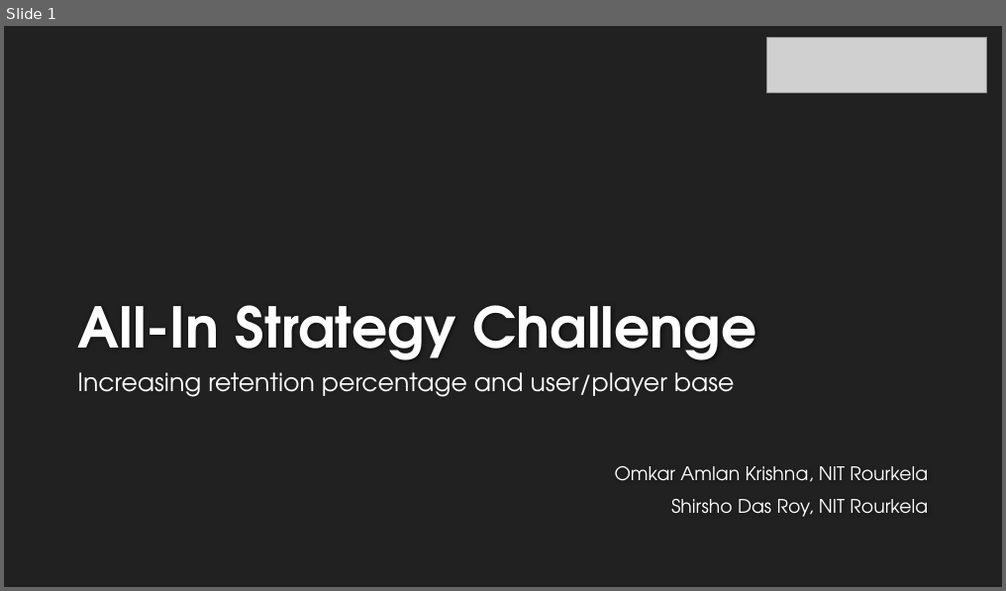
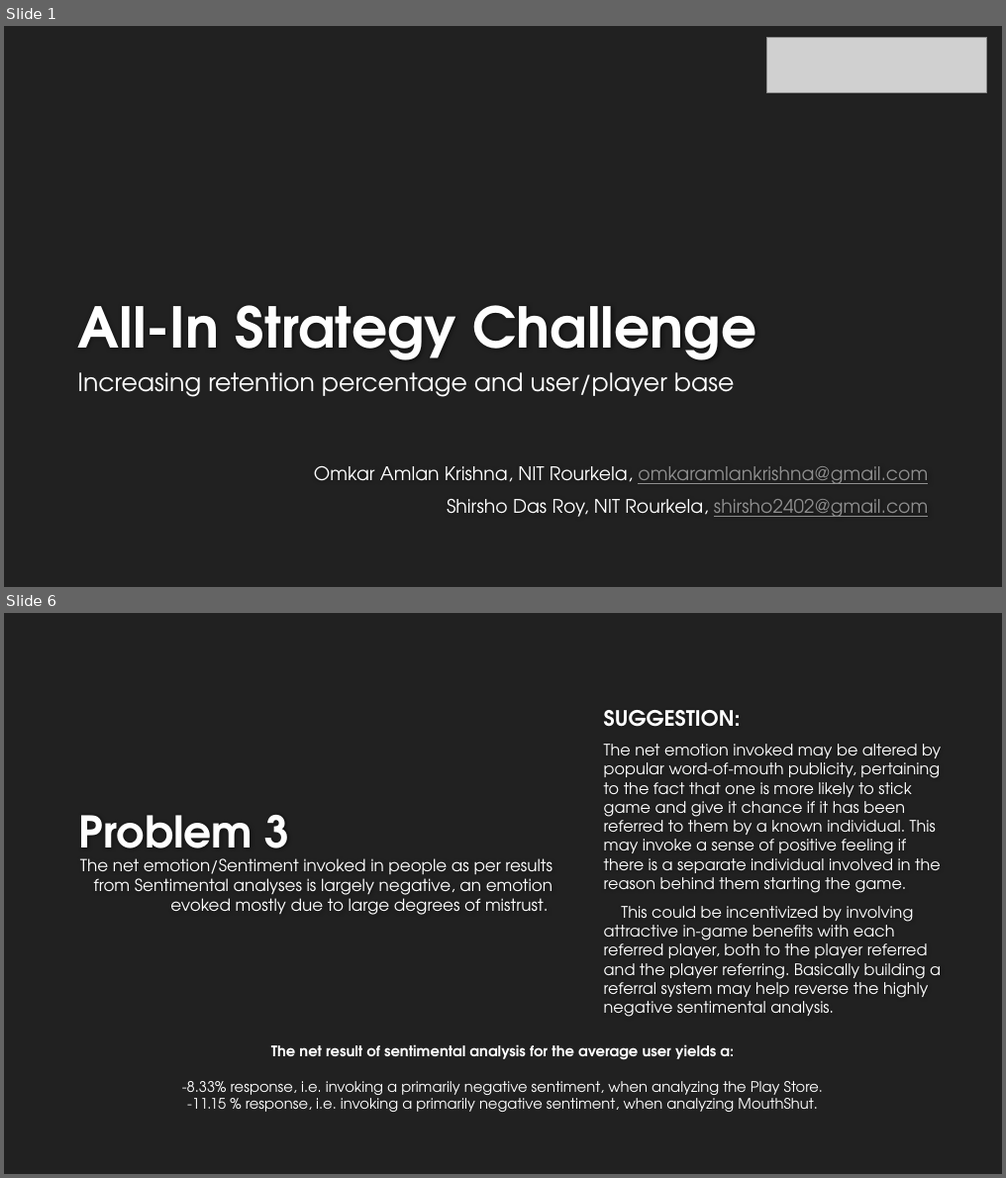
Before and after one commit to OmkarAmlan/AIC, a slide deck: All-In Strategy Challenge.pptx. Shown one above the other, each under a label of ours: slide 1 before the commit, slides 1 and 6 after it; the slides between them are not shown. The pictures are 1006x591 and 1006x1178 pixels, drawn with LibreOffice and Linux fonts; fonts in the diff are those of the drawing; grey boxes stand for pictures; background and template pictures are left out. Boxes give left, top, right and bottom in pixels: in the first picture for what was removed or moved away, otherwise in the second. Text is boxed around its words. In the diff, an @@ line names an element or a change of style, - is before the commit and + after.

```diff
--- a/All-In Strategy Challenge.pptx
+++ b/All-In Strategy Challenge.pptx
@@ slide 6 added at bbox=[4, 613, 1002, 1174], background #212121 @@
@@ text added at bbox=[604, 710, 941, 1017], 15.3 pt, text #FFFFFF @@
+SUGGESTION:
+The net emotion invoked may be altered by popular word-of-mouth publicity, pertaining to the fact that one is more likely to stick game and give it chance if it has been referred to them by a known individual. This may invoke a sense of positive feeling if there is a separate individual involved in the reason behind them starting the game.
+This could be incentivized by involving attractive in-game benefits with each referred player, both to the player referred and the player referring. Basically building a referral system may help reverse the highly negative sentimental analysis.
@@ title added at bbox=[79, 815, 290, 866], 42 pt, text #FEFEFE, bold @@
+Problem 3
@@ text added at bbox=[80, 859, 552, 915], 16 pt, text #FFFFFF @@
+The net emotion/Sentiment invoked in people as per results from Sentimental analyses is largely negative, an emotion evoked mostly due to large degrees of mistrust.
@@ text added at bbox=[182, 1045, 823, 1112], 14 pt, text #FFFFFF @@
+The net result of sentimental analysis for the average user yields a:
+-8.33% response, i.e. invoking a primarily negative sentiment, when analyzing the Play Store.
+-11.15 % response, i.e. invoking a primarily negative sentiment, when analyzing MouthShut.
@@ slide 1 changed as well @@
@@ subtitle at bbox=[314, 467, 928, 517]: text changed @@
-Omkar Amlan Krishna, NIT Rourkela
-Shirsho Das Roy, NIT Rourkela
+Omkar Amlan Krishna, NIT Rourkela, omkaramlankrishna@gmail.com
+Shirsho Das Roy, NIT Rourkela, shirsho2402@gmail.com
```
Also in this commit, not shown: 8 other slides added, 2 other files.
